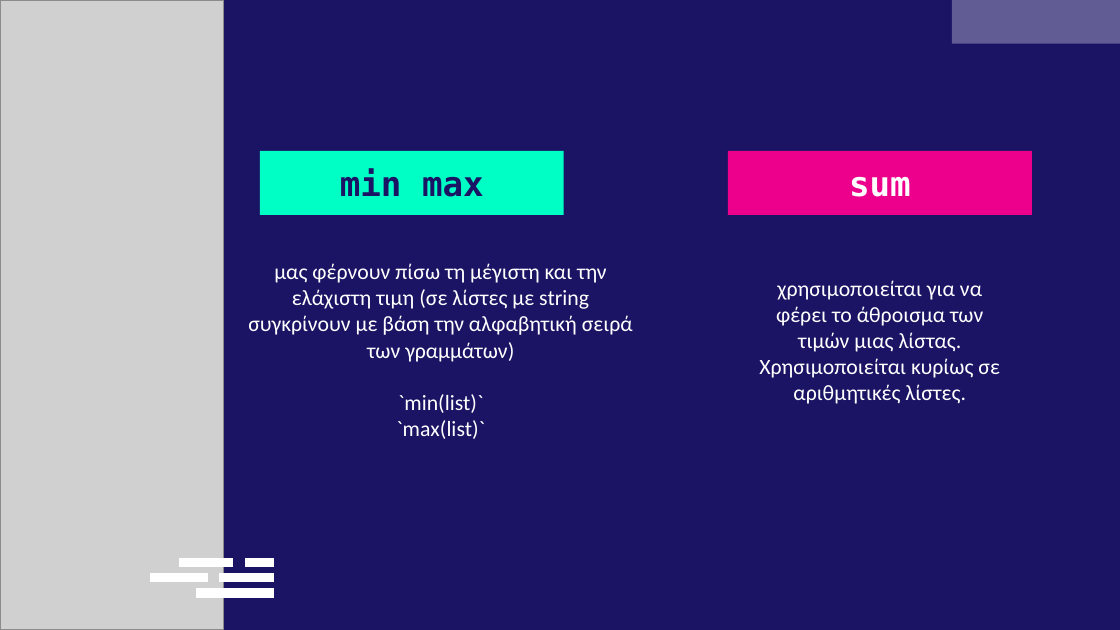
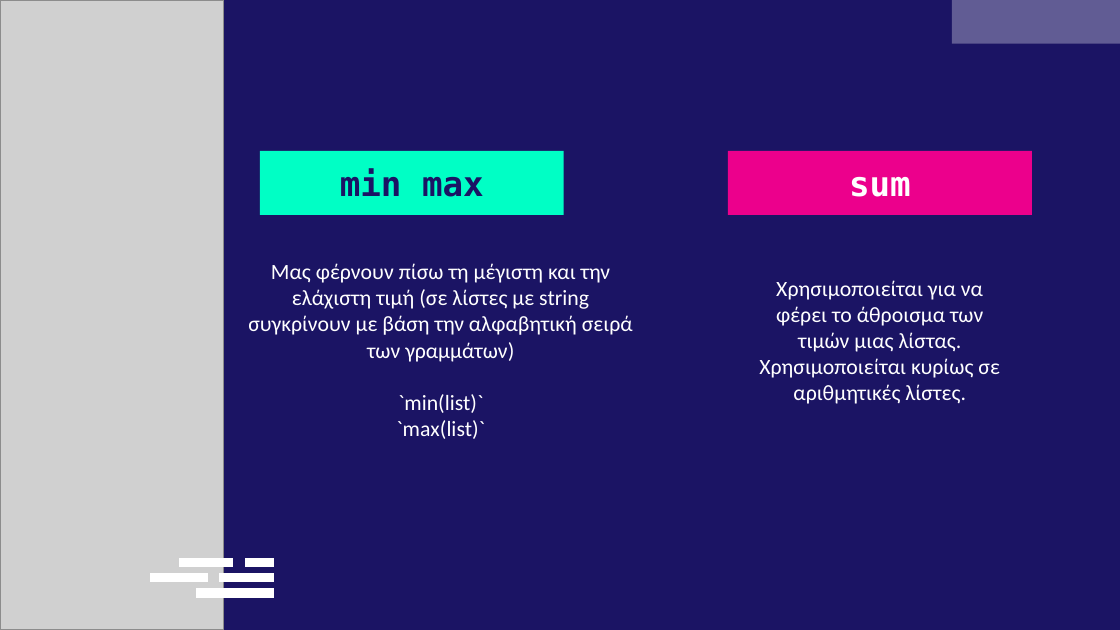
Before and after one commit to deepblue597/python_tutorial, a slide deck: slide 21 of Lesson 1 Python.pptx. Drawn at 1120x630 pixels with LibreOffice and Linux fonts; fonts in the diff are those of the drawing; grey boxes stand for pictures. Boxes give left, top, right and bottom in pixels: in the first picture for what was removed or moved away, otherwise in the second. Text is boxed around its words. In the diff, an @@ line names an element or a change of style, - is before the commit and + after.

```diff
--- a/Lesson 1 Python.pptx
+++ b/Lesson 1 Python.pptx
@@ subtitle at bbox=[248, 263, 633, 362]: text changed @@
-μας φέρνουν πίσω τη μέγιστη και την ελάχιστη τιμη (σε λίστες με string συγκρίνουν με βάση την αλφαβητική σειρά των γραμμάτων)
+Μας φέρνουν πίσω τη μέγιστη και την ελάχιστη τιμή (σε λίστες με string συγκρίνουν με βάση την αλφαβητική σειρά των γραμμάτων)
@@ subtitle at bbox=[759, 280, 999, 404]: text changed @@
-χρησιμοποιείται για να φέρει το άθροισμα των τιμών μιας λίστας. Χρησιμοποιείται κυρίως σε αριθμητικές λίστες.
+Χρησιμοποιείται για να φέρει το άθροισμα των τιμών μιας λίστας. Χρησιμοποιείται κυρίως σε αριθμητικές λίστες.
```
Also in this commit, not shown: 10 other slides changed.
